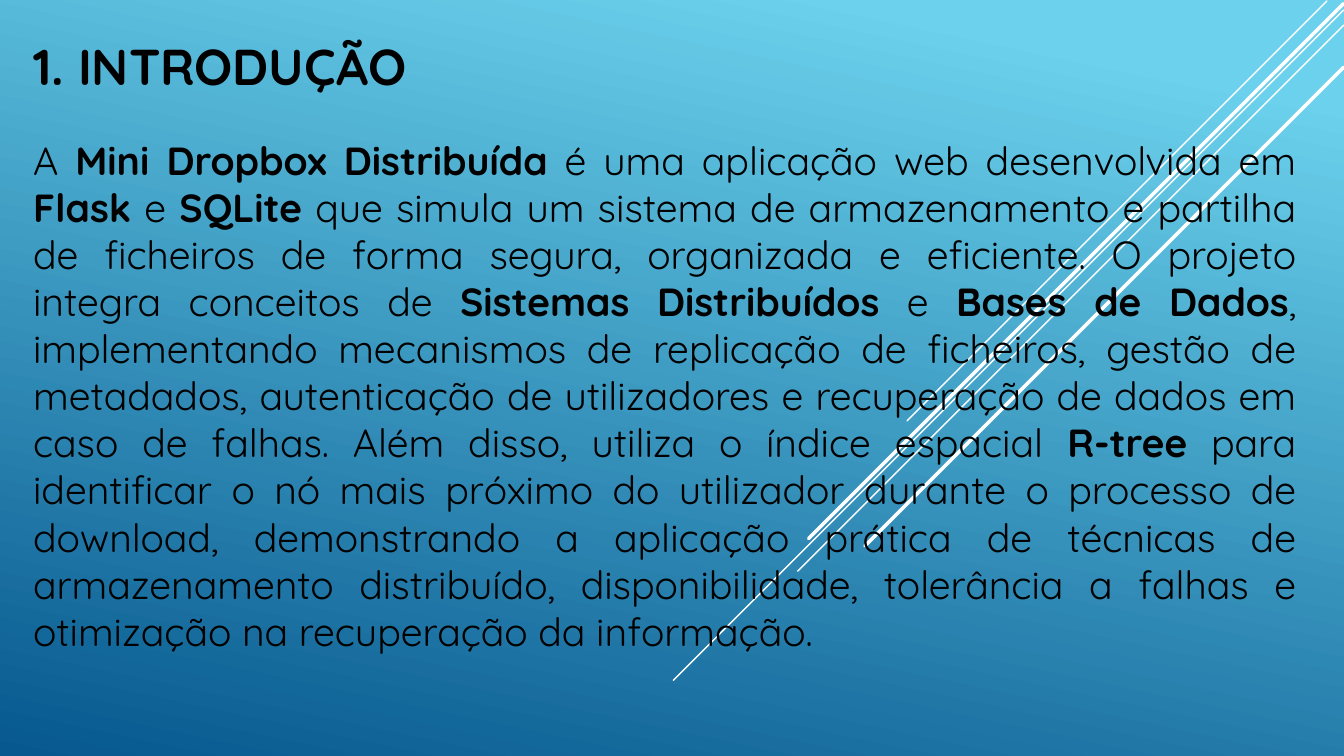
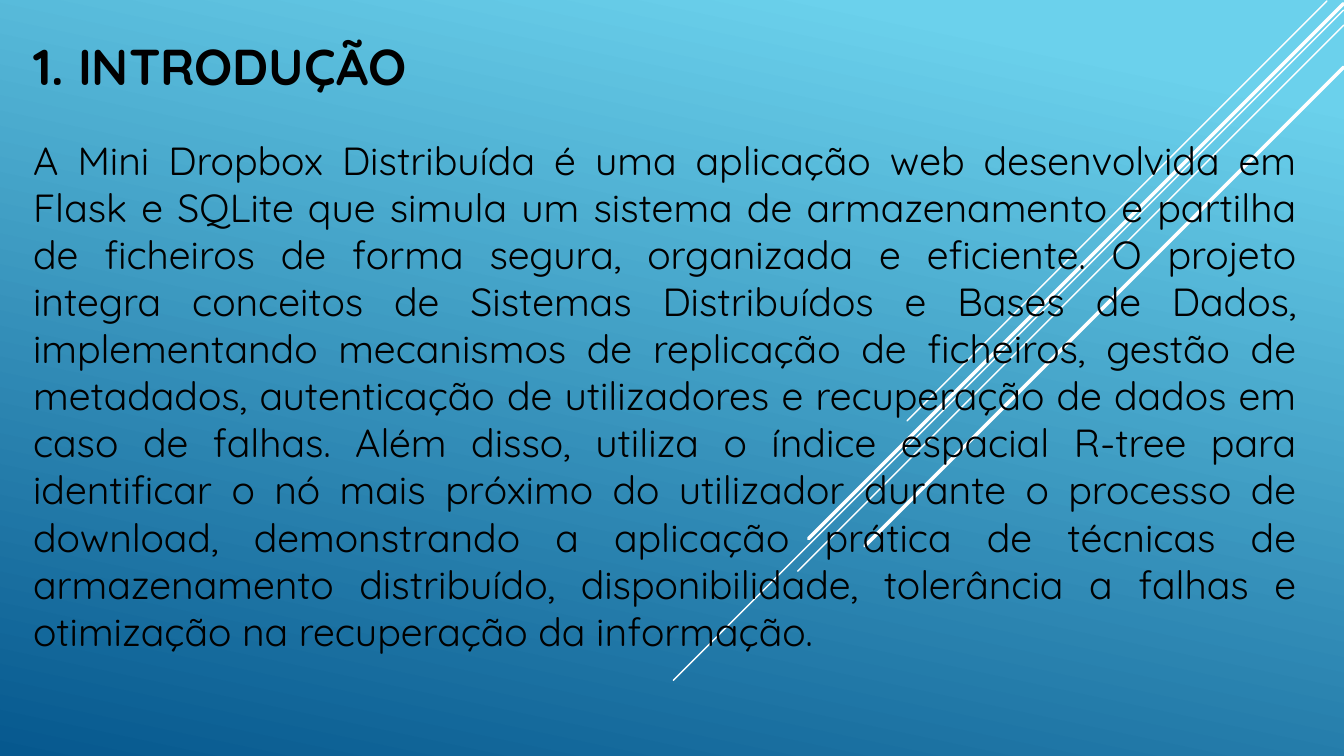
Before and after one commit to boaresantonio-ux/MiniDropbox, a slide deck: slide 4 of Boares_Gunza___Rita_Manuel.pptx. Drawn at 1344x756 pixels with LibreOffice and Linux fonts; fonts in the diff are those of the drawing. Boxes give left, top, right and bottom in pixels: in the first picture for what was removed or moved away, otherwise in the second. Text is boxed around its words. In the diff, an @@ line names an element or a change of style, - is before the commit and + after.

```diff
--- a/Boares_Gunza___Rita_Manuel.pptx
+++ b/Boares_Gunza___Rita_Manuel.pptx
@@ text "A Mini Dropbox Distribuída é ..." at (33,134,1297,657): bold off in "Mini Dropbox Distribuída Flask SQLite Sistemas Distribuídos ..." @@
```
Also in this commit, not shown: 1 other slide changed, 18 other files.
